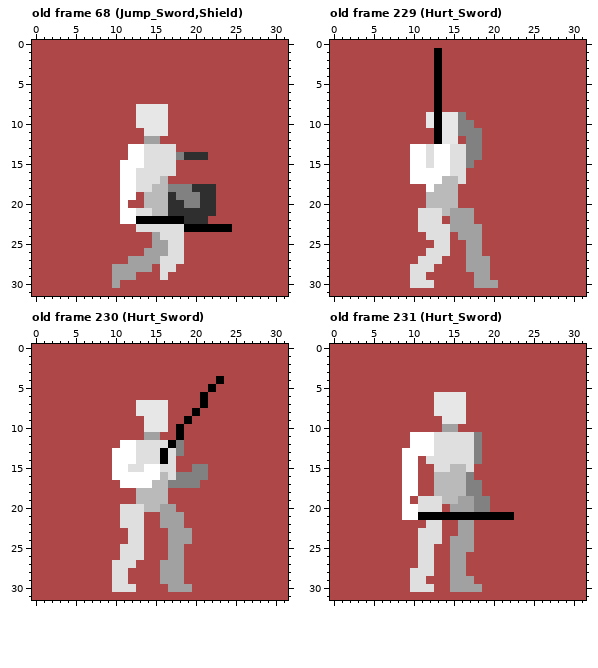
Two versions of one pixel-art file, Test/Human Male Model.aseprite. This is how it looked before the edit.
32x32 pixels, 300 frames. Colours within 5 levels of each other are drawn and written as one. Shown: old frame 68 (Jump_Sword,Shield), old frame 229 (Hurt_Sword), old frame 230 (Hurt_Sword), old frame 231 (Hurt_Sword). The commit also changed other frames, which this record leaves out.
New version:
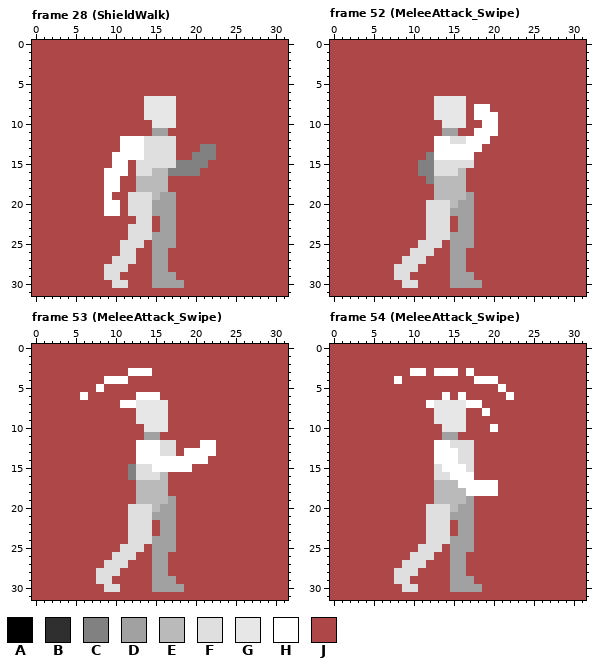
Palette (. is transparent): A #000000  B #2f2f2f  C #818181  D #a1a1a1  E #bababa  F #dfdfdf  G #e7e7e7  H #ffffff  J #ae4747
Edits made:
frames 300 -> 111
Changed rows in their new state; - is an unchanged pixel.
Frame 28 (ShieldWalk) against old frame 68 (Jump_Sword,Shield):
first column x 9:
 7 -----GGGG-------
 8 ----J---G-------
 9 ----J---G-------
10 ----JJ--G-------
11 -----JDD--------
12 --HHHFFFF-------
13 --H---------CC--
14 -HH------JJCCC--
15 -H-JF----CCCC---
16 HH-J--EECCCC----
17 HHJJEEE---------
18 HHJJEE--JJJJJJ--
19 H-JFFF-DDJJJJJ--
20 HHJFFFDDDJJJJJ--
21 HHJF--DDDJJJJJ--
22 --JJFFJDDJJJJ---
23 ---F--JDDJJJJJJJ
24 ---FFF-DDJ------
25 --FFF---DJ------
26 --FF-J--JJ------
27 -FFFJJ-DJJ------
28 FFFJJJDDJ-------
29 FFJJ--DDD-------
30 -FF---DDDD------
Frame 52 (MeleeAttack_Swipe) against old frame 229 (Hurt_Sword):
first column x 8:
 1 -----J-------
 2 -----J-------
 3 -----J-------
 4 -----J-------
 5 -----J-------
 6 -----J-------
 7 -----GGGG----
 8 -----GGGG-HH-
 9 ----JG--G-HHH
10 ----JJ--GJ-HH
11 -----JDDJJHHH
12 -----HHFFHHH-
13 --JJJ--HHHH--
14 --JJC--HHHJ--
15 --JCCFF--F---
16 --JCCFF-E----
17 --JJCE--E----
18 ----J---E----
19 ----J---ED---
20 ----FFF-DD---
21 ---J--F------
22 ---J--FJ-----
23 ---J---J--J--
24 -------D--J--
25 ---FF-JDD-J--
26 --FF-JJDDJJ--
27 -FF-JJ-DDJJJ-
28 FF-JJ--DDJJJ-
29 FFJJ---DDDJJ-
30 -F-JJ--DDD-JJ
Frame 53 (MeleeAttack_Swipe) against old frame 230 (Hurt_Sword):
first column x 6:
 3 ------HHH---------
 4 ---HHH-----------J
 5 --H-------------J-
 6 H------HHH-----J--
 7 -----HH--------J--
 8 --------------J---
 9 -------G-----J----
10 ------------J-----
11 ------------J-----
12 -----JJHHH-FJ--HH-
13 ----JJJHHHF-JHHHH-
14 ----JJJHHHHHHHHH--
15 ----JJC-F-HHHHJJ--
16 ----JJCFFF-JJJJJ--
17 -----JJEE--JJJJ---
19 -----------D------
20 -----J--F---------
21 -----J--FD--J-----
22 -----J--F---J-----
23 --------F-D-JJ----
24 --------FDD-JJ----
25 ---------DD-J-----
26 ----F--J-DDJJ-----
27 ---F--J--D-JJ-----
28 --FF-J---D-JJ-----
29 --FFJJ---D--J-----
30 ---F-JJ--DD--J----
Frame 54 (MeleeAttack_Swipe) against old frame 231 (Hurt_Sword):
first column x 8:
 3 --HH-HHH-H-----
 4 H---------HHH--
 5 -------------H-
 6 -----JHJH-----H
 7 ----H----HH----
 8 -----------H---
 9 -----G---------
10 ------GGG---H--
11 --JJJJDDJJJ----
12 --JJJHH---J----
13 -JJJJHHH--J----
14 -JJ-JHHH--J----
15 -JJ---HHH------
16 -JJ--FFHHH-----
17 -JJ-----HHHHH--
18 -JJ------HHHH--
19 -J-JJE--E-JJ---
20 -JJJ--FE--JJ---
21 -JJJFFFDDDJJJJJ
22 ------F--------
23 ---J--F--------
24 ---J--F--------
25 -----F---------
26 --F------------
27 -FF-J----------
28 FF-JJ----------
29 FFJJ-----------
30 -F-JJ----------
